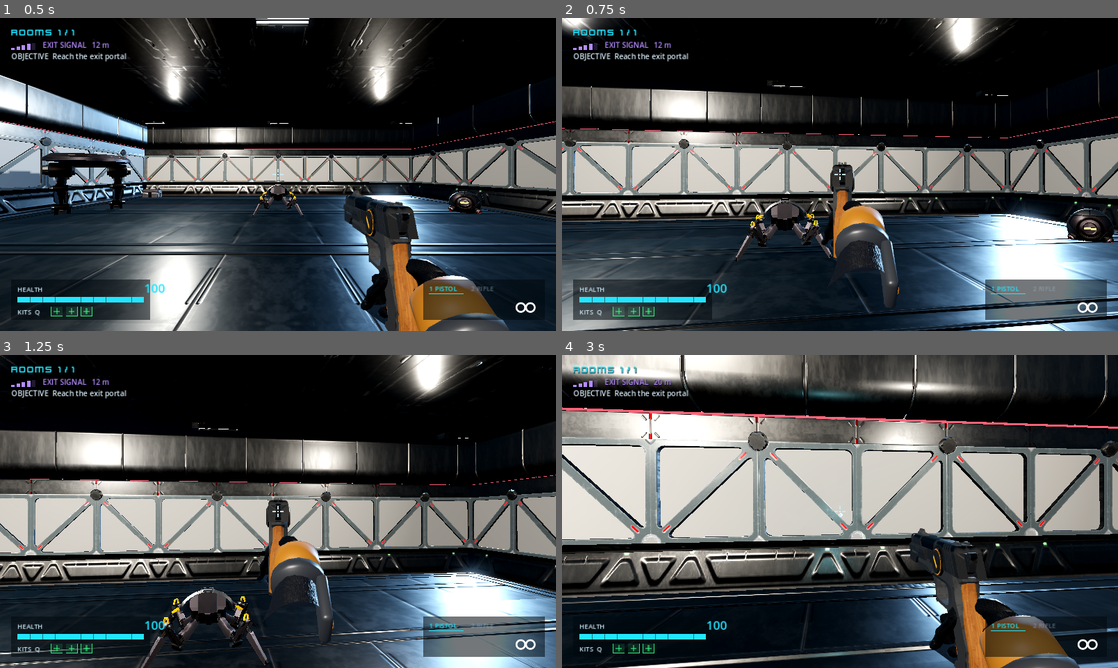
Above: before the commit, frames 1-4 (two rows, left to right).
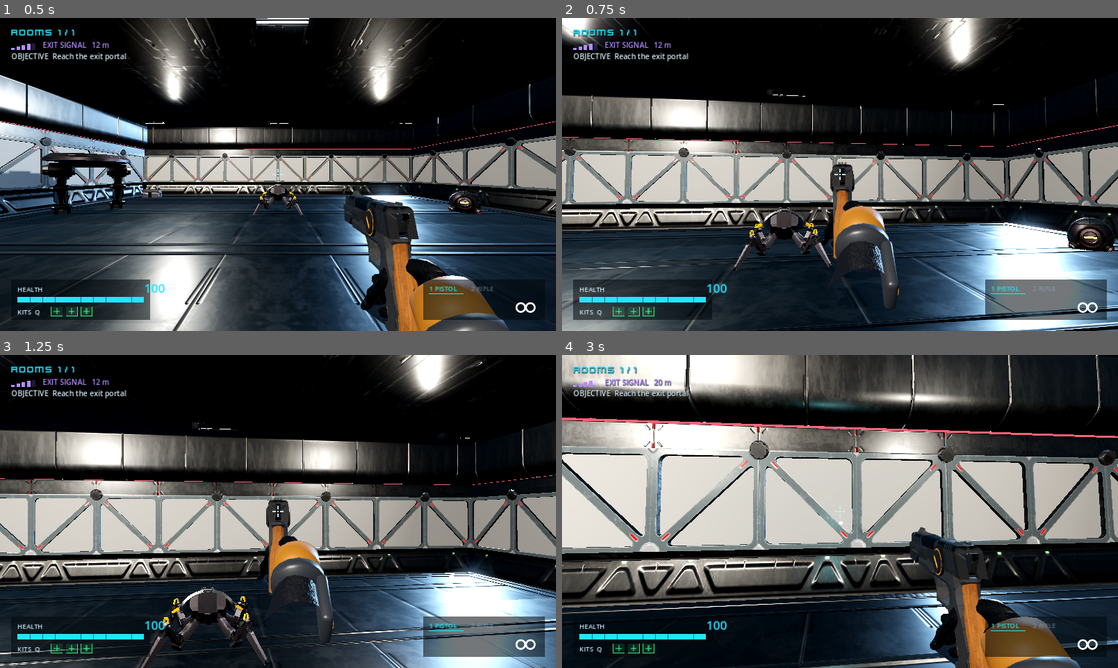
Above: after the commit, the same moments.

Repository: willsertorio/godot-blender
Game: Godot game, scene res://scenes/main.tscn
Two runs of this game, one before a commit and one after it. Both use one fixed random seed, a clock stepped at 60 frames per second and the inputs below.
Inputs (mouse positions are in pixels of both pictures, inside the frame that each line leads up to):
- Up to frame 1 (0.5 s): no input
- Up to frame 2 (0.75 s): move the mouse to (867, 174) at 0.52 s; hold W (move_forward) from 0.53 s (still down); hold Right mouse button (aim) from 0.53 s (still down); click (867, 174) at 0.67 s
- Up to frame 3 (1.25 s): keep holding W (move_forward); keep holding Right mouse button (aim); tap Space (jump) at 0.77 s
- Up to frame 4 (3 s): keep holding W (move_forward); move the mouse to (812, 511) at 1.27 s; release Right mouse button (aim) at 1.28 s; tap Ctrl (crouch) at 1.35 s; tap Space (jump) at 1.52 s; move the mouse to (851, 505) at 2.02 s; press the mouse at (851, 505) at 2.03 s; move the mouse to (834, 517) at 2.77 s; release the mouse at (834, 517) at 2.78 s; tap E (interact) at 2.85 s; click (834, 517) at 2.92 s

Frame 1 is identical in both runs. In frame 2, 29% of the frame differs, in the area x 0-100%, y 0-100%; in frame 3, 0.7%; in frame 4, 39%.

Commit message:
Recoil: much stronger kick, muzzle flip, view climb, camera shake and FOV punch
Co-Authored-By: Claude Opus 5.5 <noreply@anthropic.com>
Claude-Session: https://claude.ai/code/session_01BG5f1AbuPAYmNmnndZXrxf

Diff:
--- a/scripts/player.gd
+++ b/scripts/player.gd
@@ -45,6 +45,7 @@
 ## View punch (recoil kick on the camera, recovers by itself): pitch, yaw in radians.
 var punch := Vector2.ZERO
 var _punch_vel := Vector2.ZERO
+var _shake := 0.0
 var _shape: CapsuleShape3D
 var _shape_node: CollisionShape3D
 
@@ -154,7 +155,7 @@
 	landed = move_toward(landed, 0.0, delta * 2.5)
 	move_speed_frac = Vector2(velocity.x, velocity.z).length() / WALK_SPEED if is_on_floor() else 0.0
 	_update_head(delta)
-	var target_fov := FOV * (0.62 if ads else 1.0)
+	var target_fov := FOV * (0.62 if ads else 1.0) * (1.0 - _shake * 0.025)
 	camera.fov = lerpf(camera.fov, target_fov, 1.0 - exp(-14.0 * delta))
 	if viewmodel and viewmodel.camera:
 		var vm_fov := ViewmodelRig.FOV * (0.85 if ads else 1.0)
@@ -182,12 +183,19 @@
 		left -= h
 		_punch_vel += (-punch * 180.0 - _punch_vel * 22.0) * h
 		punch += _punch_vel * h
-	camera.rotation = Vector3(punch.x, punch.y, -cos(_bob_phase * 0.5) * amp * 0.25 + sin(t * 0.8) * 0.002)
+	_shake = move_toward(_shake, 0.0, delta * 7.0)
+	var sh := Vector3(randf_range(-1, 1), randf_range(-1, 1), randf_range(-1, 1)) * _shake * _shake * 0.012
+	camera.rotation = Vector3(punch.x, punch.y, -cos(_bob_phase * 0.5) * amp * 0.25 + sin(t * 0.8) * 0.002) + sh
 
 
 ## Recoil kick on the view (radians); recovers by itself.
 func add_punch(pitch: float, yaw: float) -> void:
 	_punch_vel += Vector2(pitch, yaw) * 30.0
+
+
+## Short camera shake (decays in ~0.15 s) and a small FOV punch.
+func add_shake(amount: float) -> void:
+	_shake = minf(_shake + amount, 1.0)
 
 
 func _try_interact() -> void:
--- a/scripts/weapon_holder.gd
+++ b/scripts/weapon_holder.gd
@@ -322,11 +322,14 @@
 
 ## Recoil impulse: the gun kicks back and up with a little random twist; the view is punched up.
 func _recoil(w: Dictionary) -> void:
+	## Big, readable kick: the gun slams back into the hand, muzzle flips up with a random
+	## twist, the view climbs and shakes, and the FOV punches in a touch.
 	var k: float = w.kick
-	var ads_k := 0.55 if player.ads else 1.0
-	_rk_pos_v += Vector3(randf_range(-0.05, 0.05), 0.12, 0.9) * k * ads_k
-	_rk_rot_v += Vector3(5.5 * k, randf_range(-1.6, 1.6) * k, randf_range(-2.5, 2.5) * k) * ads_k
-	player.add_punch((0.012 if w.auto else 0.02) * ads_k, randf_range(-0.004, 0.004))
+	var ads_k := 0.6 if player.ads else 1.0
+	_rk_pos_v += Vector3(randf_range(-0.25, 0.25), 0.45, 3.4) * k * ads_k
+	_rk_rot_v += Vector3(26.0 * k, randf_range(-6.0, 6.0) * k, randf_range(-9.0, 9.0) * k) * ads_k
+	player.add_punch((0.05 if w.auto else 0.075) * ads_k, randf_range(-0.018, 0.018) * ads_k)
+	player.add_shake(0.35 * k * ads_k)
 	sprint_block = 0.35
 
 
@@ -415,13 +418,13 @@
 	while left > 0.0:
 		var h := minf(left, 1.0 / 240.0)
 		left -= h
-		_rk_pos_v += (-_rk_pos * 260.0 - _rk_pos_v * 20.0) * h
+		_rk_pos_v += (-_rk_pos * 300.0 - _rk_pos_v * 24.0) * h
 		_rk_pos += _rk_pos_v * h
-		_rk_rot_v += (-_rk_rot * 220.0 - _rk_rot_v * 18.0) * h
+		_rk_rot_v += (-_rk_rot * 240.0 - _rk_rot_v * 20.0) * h
 		_rk_rot += _rk_rot_v * h
 
 	view_model.position = _pose_pos + bob + breath + land + Vector3(_sway.x, _sway.y, 0) * 0.5 \
-		+ Vector3(_rk_pos.x * 0.01, _rk_pos.y * 0.01, _rk_pos.z * 0.045)
+		+ Vector3(_rk_pos.x * 0.02, _rk_pos.y * 0.02, _rk_pos.z * 0.05)
 	view_model.rotation = _pose_rot + bob_rot + Vector3(_sway.y * 1.5 + deg_to_rad(_rk_rot.x), _sway.x * 2.0 + deg_to_rad(_rk_rot.y), -_sway.x * 1.5 + deg_to_rad(_rk_rot.z))
 
 
